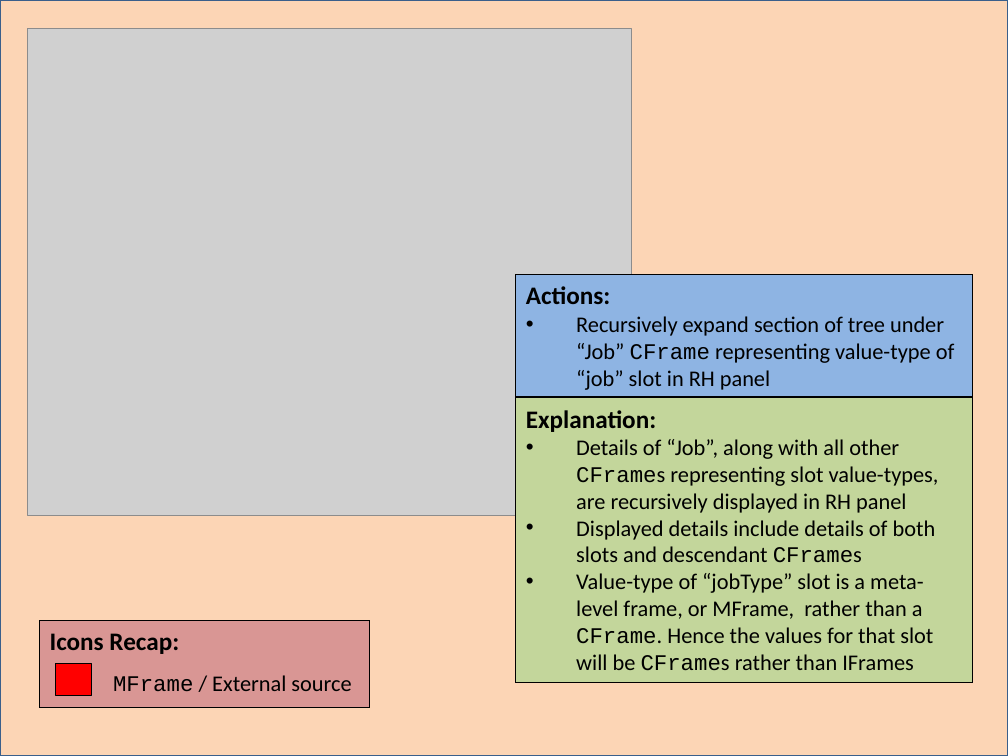
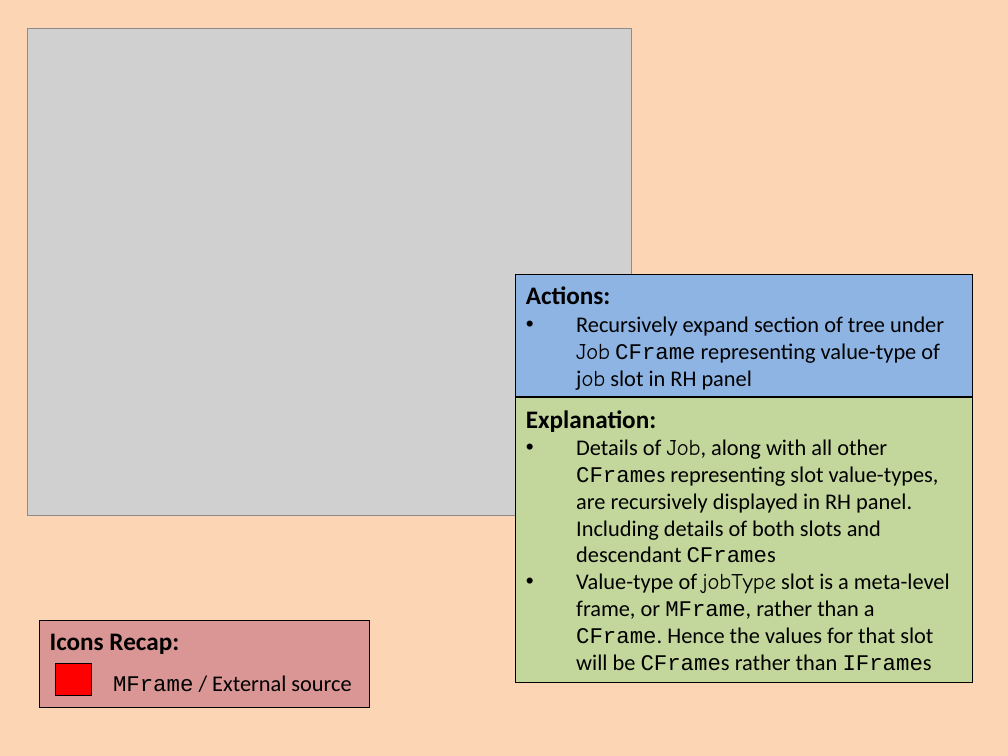
Before and after one commit to colin-puleston/mekon-hobo, a slide deck: slide 15 of docs/MEKON-HOBO Introductory Tutorial.pptx. Drawn at 1008x756 pixels with LibreOffice and Linux fonts; fonts in the diff are those of the drawing; grey boxes stand for pictures. Boxes give left, top, right and bottom in pixels: in the first picture for what was removed or moved away, otherwise in the second. Text is boxed around its words. In the diff, an @@ line names an element or a change of style, - is before the commit and + after.

```diff
--- a/docs/MEKON-HOBO Introductory Tutorial.pptx
+++ b/docs/MEKON-HOBO Introductory Tutorial.pptx
@@ background #FFFFFF to #FCD5B5 @@
@@ rectangle removed at (0, 0, 1008, 756) @@
@@ text in rectangle at (576, 316, 944, 390): text changed @@
-• Recursively expand section of tree under “Job” CFrame representing value-type of “job” slot in RH panel
+• Recursively expand section of tree under Job CFrame representing value-type of job slot in RH panel
@@ text in rectangle at (576, 439, 950, 671): text changed @@
-• Details of “Job”, along with all other CFrames representing slot value-types, are recursively displayed in RH panel
-• Displayed details include details of both slots and descendant CFrames
-• Value-type of “jobType” slot is a meta-level frame, or MFrame, rather than a CFrame. Hence the values for that slot will be CFrames rather than IFrames
+• Details of Job, along with all other CFrames representing slot value-types, are recursively displayed in RH panel. Including details of both slots and descendant CFrames
+• Value-type of jobType slot is a meta-level frame, or MFrame, rather than a CFrame. Hence the values for that slot will be CFrames rather than IFrames
```
Also in this commit, not shown: 30 other slides changed, 14 slides added.
